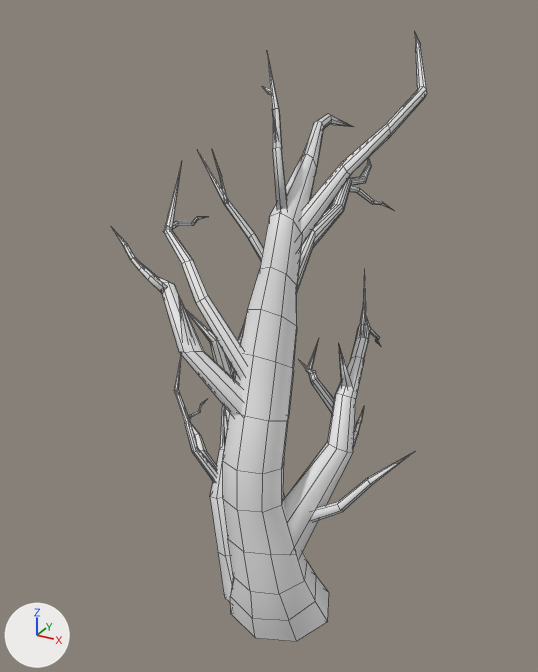
The FBX model BogeyMan/Assets/Art/Environnement/Vegetation MEshes/SM_TreeBig.fbx: old version first, new version second.
The view is the same before and after, from a 50 mm lens placed at (1.38, -2.63, 2.8), pointed at (-0.33, 0.47, 1.25). Arrows for +X, +Y and +Z are at lower left; the lights stay in place. Mesh edges are drawn as thin lines. Where no turn or scale is listed for an object, it has been applied to the vertices.

Objects in the first picture: 'SM_TreeBig'.
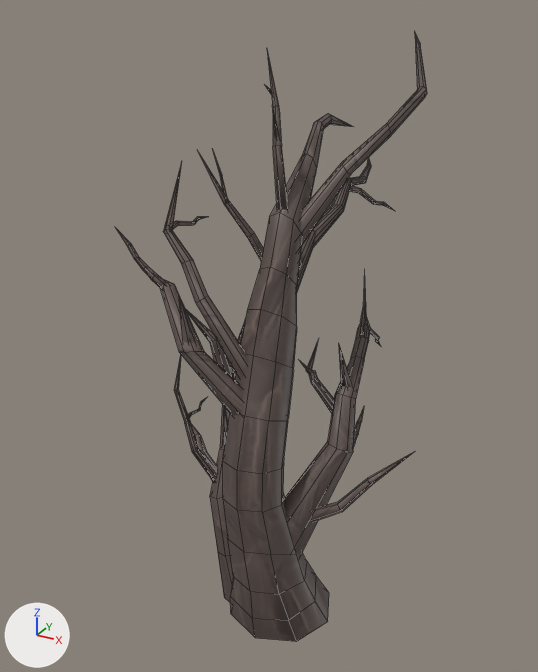
Boxes (x1, y1, x2, y2) around the edits, measured in the pictures (538 x 672 px):
```json
{"object": "SM_TreeBig", "change": "reshaped", "before": [111, 31, 427, 642], "after": [115, 31, 427, 642]}
{"part": 1, "of": "me_mesh", "change": "rebuilt", "before": [111, 227, 167, 293], "after": [115, 227, 166, 290]}
{"part": 2, "of": "me_mesh", "change": "rebuilt", "before": [179, 298, 194, 343], "after": [179, 296, 195, 344], "on screen": "6% wider, 7% taller"}
{"part": 3, "of": "me_mesh", "change": "rebuilt", "before": [273, 114, 279, 140], "after": [273, 109, 279, 137], "on screen": "7% taller"}
{"part": 4, "of": "me_mesh", "change": "cut back", "before": [189, 54, 394, 419], "after": [188, 51, 395, 418]}
{"part": 5, "of": "me_mesh", "change": "recoloured", "before": [162, 32, 427, 642], "after": [162, 32, 427, 642]}
```

The change, as JSON lines over the scene's bpy script:
```json
{"op": "add", "block": "img_defaultmaterial_base_color_png", "code": ["img_defaultmaterial_base_color_png = load_image('DefaultMaterial_Base_color.png', '../Textures/PropsTex/Trimsheet/DefaultMaterial_Base_color.png', 2048, 2048, 'sRGB')"]}
{"op": "add", "block": "mat_material__25", "code": ["mat_material__25 = principled_material('Material #25')", "mat_material__25.texture = img_defaultmaterial_base_color_png"]}
{"block": "me_mesh", "where": "# used by ob_sm_treebig; location = (0.0, 0.0, 0.0)"}
{"op": "remove", "block": "me_mesh", "code": "me_mesh.from_pydata(...)  # 828 vertices, 906 faces; spans x -1.17..0.6, y -0.31..1.38, z -0.01..2.71"}
{"op": "add", "block": "me_mesh", "code": "me_mesh.from_pydata(...)  # 804 vertices, 775 faces; spans x -1.17..0.6, y -0.31..1.38, z -0.01..2.71"}
{"block": "me_mesh", "change": "me_mesh part 1: the loose piece of 27 vertices spanning x -0.99..-0.58, y -0.09..0.08, z 1.61..1.84 is rebuilt with 26 vertices and now spans x -0.99..-0.58, y -0.06..0.11, z 1.6..1.83, in mat_material__25 (picture img_defaultmaterial_base_color_png)"}
{"block": "me_mesh", "change": "me_mesh part 2: the loose piece of 7 vertices spanning x -0.41..-0.31, y -0.24..-0.19, z 1.44..1.68 is rebuilt with 6 vertices and now spans x -0.41..-0.31, y -0.24..-0.19, z 1.45..1.69, in mat_material__25 (picture img_defaultmaterial_base_color_png)"}
{"block": "me_mesh", "change": "me_mesh part 3: the loose piece of 7 vertices spanning x -0.14..-0.11, y 0.15..0.18, z 2.28..2.43 is rebuilt with 6 vertices and now spans x -0.14..-0.11, y 0.15..0.18, z 2.3..2.45, in mat_material__25 (picture img_defaultmaterial_base_color_png)"}
{"block": "me_mesh", "change": "me_mesh part 4"}
{"block": "me_mesh", "change": "41 vertices are removed from x -0.55..0.22, y -0.05..0.95, z 0.59..2.14"}
{"block": "me_mesh", "change": "140 faces are deleted"}
{"block": "me_mesh", "change": "11 vertices in x -0.54..-0.1, y 0.14..0.33, z 0.95..2.64 move by (0.0, 0.0, 0.01)"}
{"block": "me_mesh", "change": "6 vertices in x -0.06..0.08, y 0.88..1.11, z 1.82..1.95 move by (0.01, 0.0, 0.0)"}
{"block": "me_mesh", "change": "4 vertices in x -0.55..-0.52, y 0.05..0.14, z 0.93..0.95 move by (0.0, 0.0, 0.02)"}
{"block": "me_mesh", "change": "11 vertices move within x -0.32..0.04, y 0.09..1.04, z 1.88..2.41"}
{"block": "me_mesh", "change": "30 vertices are added at x -0.55..0.03, y 0.01..0.95, z 0.93..2.51"}
{"block": "me_mesh", "change": "55 new faces join them"}
{"block": "me_mesh", "change": "me_mesh part 5: 685 faces spanning x -1.17..0.6, y -0.31..1.38, z -0.01..2.71 switch from no material to mat_material__25 (picture img_defaultmaterial_base_color_png)"}
```
